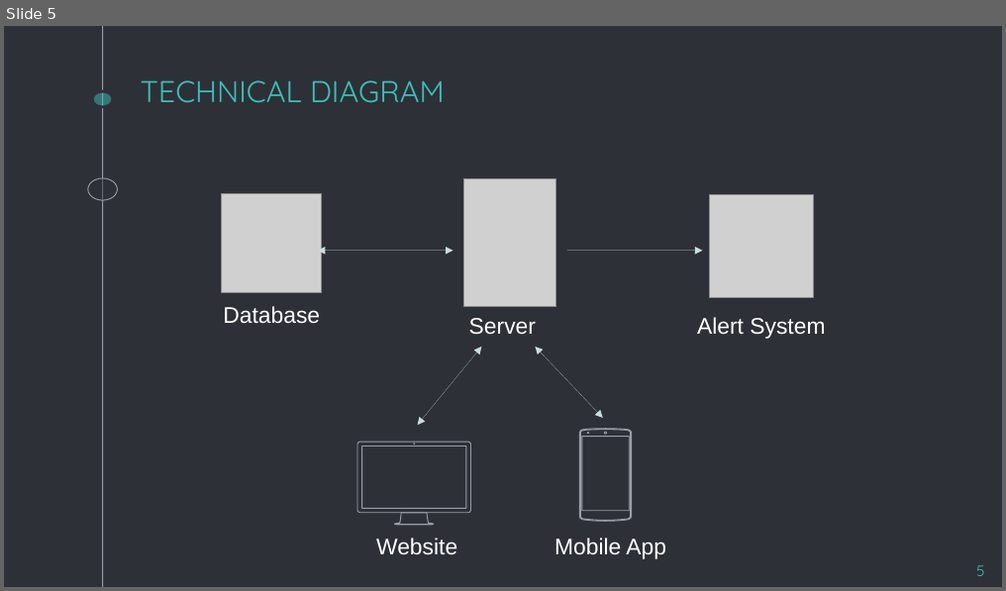
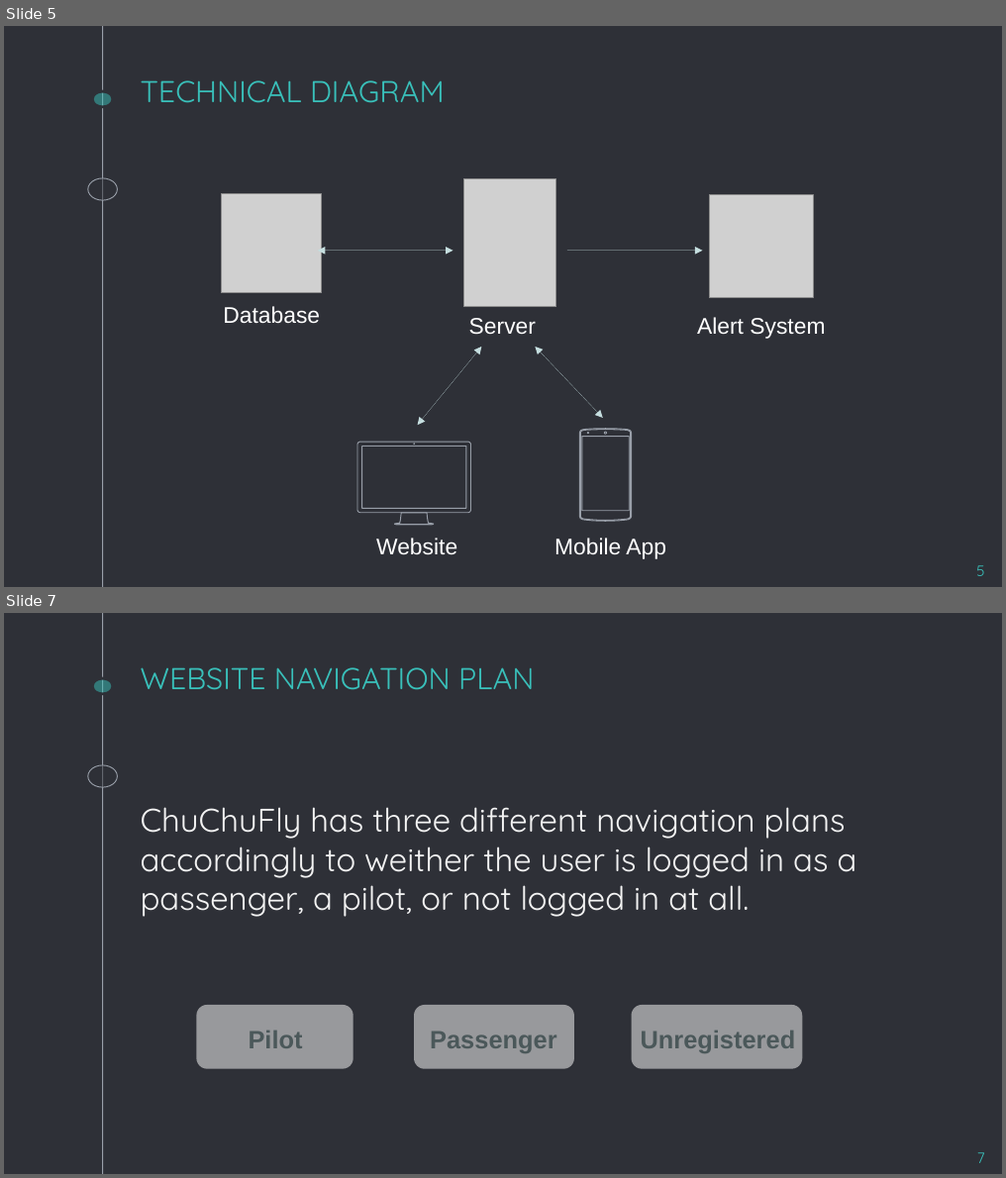
Before and after one commit to andressito/ProjetGLA2019, a slide deck: Projet/Rapport/TD4_GL_G1.odp. Shown one above the other, each under a label of ours: slide 5 before the commit, slides 5 and 7 after it; the slides between them are not shown. The pictures are 1006x591 and 1006x1178 pixels, drawn with LibreOffice and Linux fonts; fonts in the diff are those of the drawing; grey boxes stand for pictures. Boxes give left, top, right and bottom in pixels: in the first picture for what was removed or moved away, otherwise in the second. Text is boxed around its words. In the diff, an @@ line names an element or a change of style, - is before the commit and + after.

```diff
--- a/Projet/Rapport/TD4_GL_G1.odp
+++ b/Projet/Rapport/TD4_GL_G1.odp
@@ slide 7 added at (4, 613, 1002, 1174), background #2E3037; not listed: 3 template elements that a slide beside it also shows @@
@@ title added at (141, 667, 534, 689), 24 pt, text #39C0BA @@
+WEBSITE NAVIGATION PLAN
@@ text added at (141, 807, 857, 917), 26 pt, text #F3F3F3 @@
+ChuChuFly has three different navigation plans accordingly to weither the user is logged in as a passenger, a pilot, or not logged in at all.
@@ rounded rectangle added at (197, 1005, 353, 1069), fill #FFFFFF at 51% opacity @@
@@ rounded rectangle added at (414, 1005, 574, 1069), fill #FFFFFF at 51% opacity @@
@@ rounded rectangle added at (632, 1005, 803, 1069), fill #FFFFFF at 51% opacity @@
@@ text added at (249, 1031, 303, 1049), 20 pt, text #4B585A, bold @@
+Pilot
@@ text added at (430, 1032, 557, 1054), 20 pt, text #4B585A, bold @@
+Passenger
@@ text added at (641, 1031, 796, 1054), 20 pt, text #4B585A, bold @@
+Unregistered
@@ page number added at (977, 1153, 985, 1163), 12 pt, text #39C0BA @@
+7
```
Also in this commit, not shown: 3 slides changed, 26 other slides added, 1 slide removed, 1 other file.
